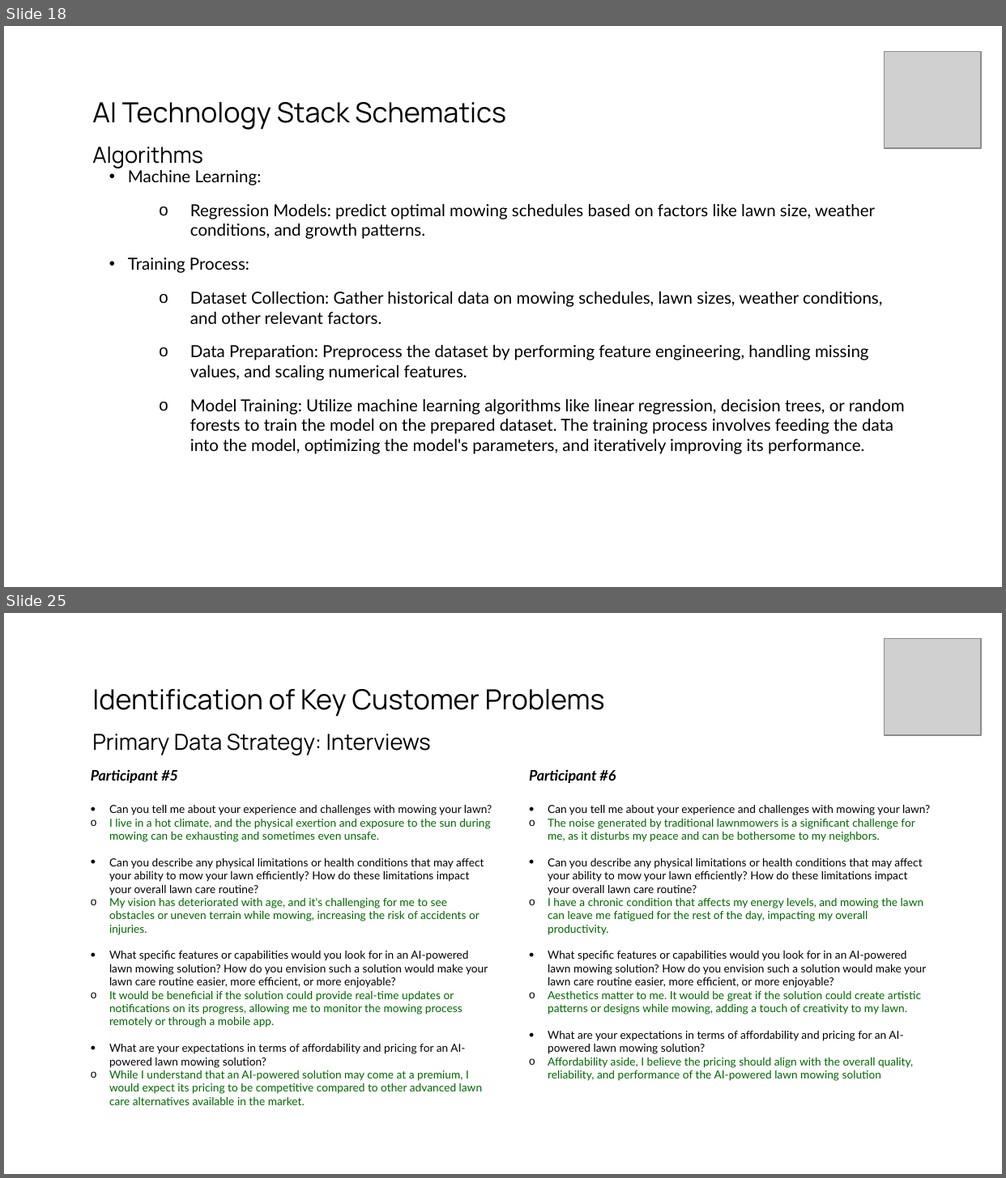
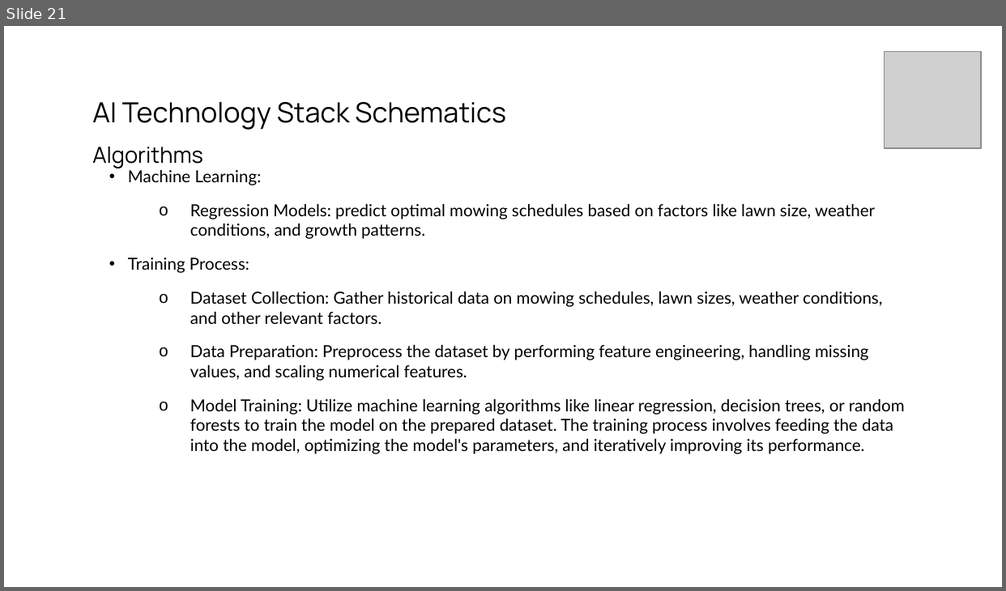
Before and after one commit to gasserahmed/VT-MIT, a slide deck: MGT5824-Tech-based Entrepreneurship/Assignments/Milestone #2 - Venture Solution Prototype & Social Affordances/gasser18-milestone2_prototype_and_social_affordances_slides.pptx. Shown one above the other, each under a label of ours: slides 18 and 25 before the commit, slide 21 after it; the slides between them are not shown. The pictures are 1006x1178 and 1006x591 pixels, drawn with LibreOffice and Linux fonts; fonts in the diff are those of the drawing; grey boxes stand for pictures. Boxes give left, top, right and bottom in pixels: in the first picture for what was removed or moved away, otherwise in the second. Text is boxed around its words. In the diff, an @@ line names an element or a change of style, - is before the commit and + after.

```diff
--- a/MGT5824-Tech-based Entrepreneurship/Assignments/Milestone #2 - Venture Solution Prototype & Social Affordances/gasser18-milestone2_prototype_and_social_affordances_slides.pptx
+++ b/MGT5824-Tech-based Entrepreneurship/Assignments/Milestone #2 - Venture Solution Prototype & Social Affordances/gasser18-milestone2_prototype_and_social_affordances_slides.pptx
@@ slide 25 removed at box(4, 613, 1002, 1174), background #FFFFFF @@
@@ picture removed at box(884, 639, 981, 736) @@
@@ title removed at box(92, 689, 605, 756) @@
-Identification of Key Customer Problems
-Primary Data Strategy: Interviews
@@ text removed at box(91, 769, 492, 1105) @@
-Participant #5
-• Can you tell me about your experience and challenges with mowing your lawn?
-o I live in a hot climate, and the physical exertion and exposure to the sun during mowing can be exhausting and sometimes even unsafe.
-• Can you describe any physical limitations or health conditions that may affect your ability to mow your lawn efficiently? How do these limitations impact your overall lawn care routine?
-o My vision has deteriorated with age, and it's challenging for me to see obstacles or uneven terrain while mowing, increasing the risk of accidents or injuries.
-• What specific features or capabilities would you look for in an AI-powered lawn mowing solution? How do you envision such a solution would make your lawn care routine easier, more efficient, or more enjoyable?
-o It would be beneficial if the solution could provide real-time updates or notifications on its progress, allowing me to monitor the mowing process remotely or through a mobile app.
-• What are your expectations in terms of affordability and pricing for an AI-powered lawn mowing solution?
-o While I understand that an AI-powered solution may come at a premium, I would expect its pricing to be competitive compared to other advanced lawn care alternatives available in the market.
@@ text removed at box(529, 769, 930, 1081) @@
-Participant #6
-• Can you tell me about your experience and challenges with mowing your lawn?
-o The noise generated by traditional lawnmowers is a significant challenge for me, as it disturbs my peace and can be bothersome to my neighbors.
-• Can you describe any physical limitations or health conditions that may affect your ability to mow your lawn efficiently? How do these limitations impact your overall lawn care routine?
-o I have a chronic condition that affects my energy levels, and mowing the lawn can leave me fatigued for the rest of the day, impacting my overall productivity.
-• What specific features or capabilities would you look for in an AI-powered lawn mowing solution? How do you envision such a solution would make your lawn care routine easier, more efficient, or more enjoyable?
-o Aesthetics matter to me. It would be great if the solution could create artistic patterns or designs while mowing, adding a touch of creativity to my lawn.
-• What are your expectations in terms of affordability and pricing for an AI-powered lawn mowing solution?
-o Affordability aside, I believe the pricing should align with the overall quality, reliability, and performance of the AI-powered lawn mowing solution
@@ what was slide 18 is now slide 21 @@
```
Also in this commit, not shown: 3 slides changed, 4 slides added, 10 other slides removed, 4 other files.
